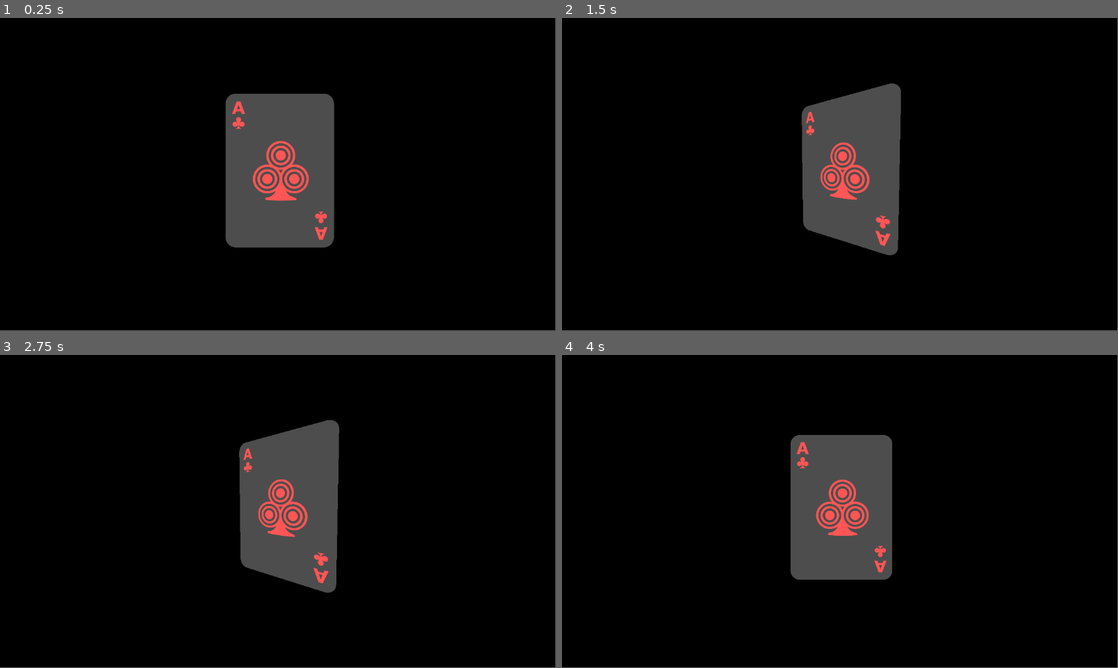
Above: before the commit, frames 1-4 (two rows, left to right).
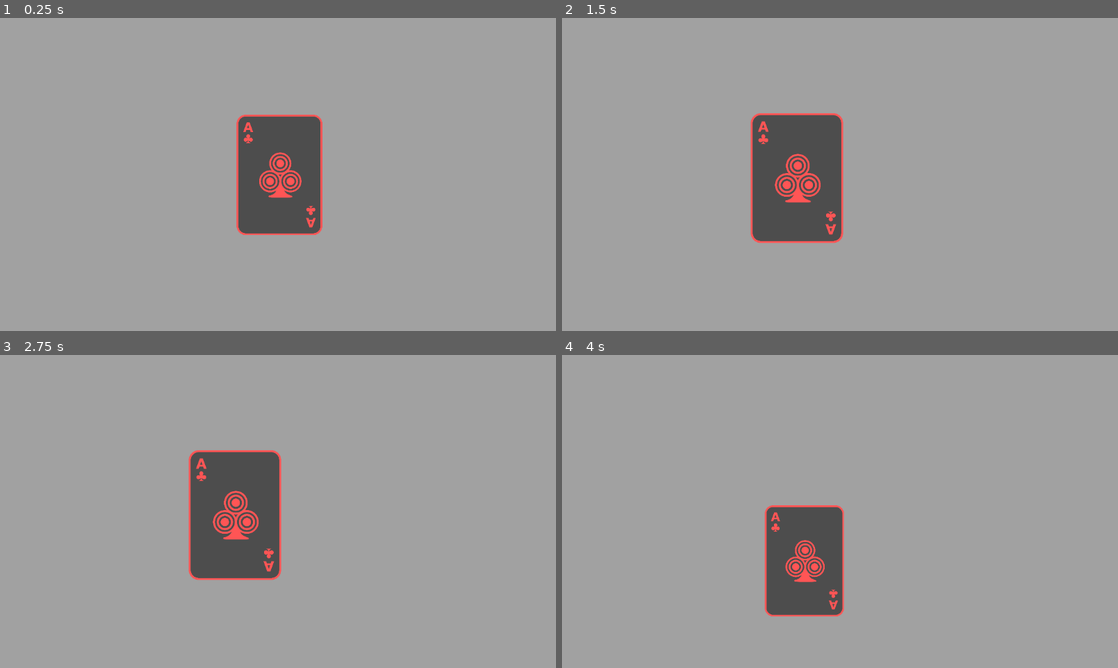
Above: after the commit, the same moments.

Repository: Zku11y/Liars-Bar-x-Balatro
Game: Godot game, scene res://Cards.tscn
The game is run twice, just before and just after one commit, with the same random seed, the same clock (stepped at 60 frames per second) and the same inputs.
Inputs (mouse positions are in pixels of both pictures, inside the frame that each line leads up to):
- Up to frame 1 (0.25 s): no input
- Up to frame 2 (1.5 s): tap Enter at 0.5 s; move the mouse to (840, 171) at 0.52 s; press the mouse at (840, 171) at 0.53 s; hold D 0.53-1.28 s; tap Space at 1.25 s; move the mouse to (728, 190) at 1.27 s; release the mouse at (728, 190) at 1.28 s; click (728, 190) at 1.35 s
- Up to frame 3 (2.75 s): tap Enter at 2 s; move the mouse to (333, 442) at 2.02 s; press the mouse at (333, 442) at 2.03 s; hold D from 2.03 s (still down)
- Up to frame 4 (4 s): tap Space at 2.75 s; move the mouse to (812, 574) at 2.77 s; release the mouse at (812, 574) at 2.78 s; click (812, 574) at 2.85 s; move the mouse to (1006, 558) at 3.52 s; release D at 3.53 s; press the mouse at (1006, 558) at 3.53 s
In our replay, the window is 799x449 before the commit and 800x450 after it. These sizes can differ from the game's own. Grey fills any space a smaller window leaves; there, only what the larger window draws over its background counts as a difference.

The runs differ from the first frame. In frame 1, 95% of the frame differs, in the area x 0-100%, y 0-100%; in frame 2, 98%; in frame 3, 98%; in frame 4, 98%.

Commit message:
deck is fixed, cleanup is left

Diff:
--- /dev/null
+++ b/liars-bar-x-balatro/Card.gd
@@ -0,0 +1,133 @@
+extends TextureRect
+class_name Card
+@onready var card: TextureRect = self
+var pop_up = false
+var og_scale = Vector2.ZERO
+@export var damp = 40
+var dp = 0
+@export var spring = 50
+var velocity = Vector2.ZERO
+var old_pos
+var mouse_pos_2 = Vector2.ZERO
+var os_vel = 0
+var mouse_vel = Vector2.ZERO
+enum States {IDLE, PICKUP, PLAY}
+var state : States = States.IDLE
+var new_state : States
+var pickedup := false
+var screen : Vector2
+var pos_before_pickup
+var card_size = self.size
+
+func _ready() -> void:
+	og_scale = scale
+	old_pos = position
+	await get_tree().create_timer(3).timeout
+	pos_before_pickup = self.global_position
+
+func _on_gui_input(event: InputEvent) -> void:
+	if event is InputEventMouseMotion && state == States.IDLE && Globals.active_card == null:
+		var mouse_pos = get_local_mouse_position()
+		var diff : Vector2 = (position + size) - mouse_pos
+		var move_dir_x = remap(mouse_pos.x, 0.0, size.x, 0, 1)
+		var move_dir_y = remap(mouse_pos.y, 0.0, size.y, 0, 1)
+
+		move_dir_x = rad_to_deg(lerp_angle(-0.2, 0.2, move_dir_x))
+		move_dir_y = rad_to_deg(lerp_angle(0.2, -0.2, move_dir_y))
+
+		card.material.set_shader_parameter("x_rot", move_dir_y)
+		card.material.set_shader_parameter("y_rot", move_dir_x)
+
+
+func _process(delta: float) -> void:
+	screen = get_viewport_rect().size
+	velocity = (position - old_pos) / delta
+	old_pos = position
+	os_vel += velocity.normalized().x * 1
+	var force = (-spring * dp) - (damp * os_vel)
+	os_vel += force * delta
+	dp += os_vel * delta
+	if state == States.IDLE:
+		card.rotation = lerp(dp, 0.0, 1)
+	else:
+		card.rotation = dp
+	#print(self.rotation)
+	pass
+
+func _physics_process(delta: float) -> void:
+
+	set_state()
+	state_behavior()
+
+
+
+func _on_mouse_entered() -> void:
+	if state != States.IDLE || Globals.active_card:
+		return
+	if !pop_up:
+		var tween = get_tree().create_tween().set_ease(Tween.EASE_OUT).set_trans(Tween.TRANS_ELASTIC)
+		tween.tween_property(self, "scale", og_scale + Vector2(0.02, 0.02), 0.5)
+		pop_up = true
+
+
+
+func _on_mouse_exited() -> void:
+	if state != States.IDLE || Globals.active_card:
+		return
+	var tween = get_tree().create_tween().set_ease(Tween.EASE_OUT).set_trans(Tween.TRANS_ELASTIC)
+	tween.tween_property(self, "scale", og_scale - Vector2(0.02, 0.02), 0.5)
+	card.material.set_shader_parameter("x_rot", 0)
+	card.material.set_shader_parameter("y_rot", 0)
+	pop_up = false
+
+
+func set_state():
+
+
+	if pickedup && Input.is_action_pressed("left_click"):
+		if Globals.active_card == null:
+			Globals.active_card = self
+		elif Globals.active_card != null:
+			return
+		new_state = States.PICKUP
+		#print("picked up")
+
+	elif Input.is_action_just_released("left_click"):
+		if Globals.active_card == self:
+			Globals.active_card = null
+		new_state = States.IDLE
+		#print("putdown")
+
+
+
+
+
+func state_behavior():
+	var last_state := state
+	state = new_state
+	if state == States.PICKUP:
+		pickup()
+	elif state == States.IDLE && pos_before_pickup:
+		self.global_position = lerp(self.global_position, pos_before_pickup, 0.1)
+
+
+func pickup():
+	card.material.set_shader_parameter("x_rot", 0)
+	card.material.set_shader_parameter("y_rot", 0)
+	mouse_pos_2 = get_global_mouse_position()
+
+	# Adjust the global position of the TextureRect to follow the mouse
+	self.global_position = lerp(global_position, mouse_pos_2 - (scale * size / 2), 0.4)
+
+	# Clamp the position to prevent it from moving out of the screen
+	self.global_position.x = clamp(self.global_position.x, -100, screen.x - 100)
+	self.global_position.y = clamp(self.global_position.y, -100, screen.y - 100)
+
+
+
+func _on_area_2d_mouse_entered() -> void:
+	pickedup = true
+
+
+func _on_area_2d_mouse_exited() -> void:
+	pickedup = false
--- /dev/null
+++ b/liars-bar-x-balatro/Card_hand.gd
@@ -0,0 +1,46 @@
+extends ColorRect
+@onready var button: Button = $"../../Button"
+
+const card_scene = preload("res://no_animation_card.tscn")
+var hand_ratio
+var hand = []
+var hand_count = 5
+var x_sep : float = 20.0
+# Called when the node enters the scene tree for the first time.
+func _ready() -> void:
+	pass
+
+
+func _process(delta: float) -> void:
+	print(self.size)
+
+func draw(n):
+	for i in range(n):
+		var cards = card_scene.instantiate()
+		cards.name = str("card_", i)
+		self.add_child(cards)
+		hand.append(cards)
+		print(hand.size())
+		update_cards()
+
+
+
+func update_cards():
+	var cards = hand.size()
+	var cards_space = no_anim.SIZE.x * cards + x_sep * (cards - 1)
+	var final_sep := x_sep
+
+	if size.x < cards_space:
+		final_sep = (size.x - (no_anim.SIZE.x * cards)) / (cards - 1)
+		cards_space = size.x
+
+	var offset = (size.x - cards_space) / 2
+
+	for i in cards:
+		var card_i = hand[i]
+		card_i.position.x = offset + no_anim.SIZE.x * i + final_sep * i
+	pass
+
+
+func _on_button_pressed() -> void:
+	draw(1)
--- a/liars-bar-x-balatro/Cards.tscn
+++ b/liars-bar-x-balatro/Cards.tscn
@@ -1,8 +1,8 @@
-[gd_scene load_steps=5 format=3 uid="uid://ddlpy255bnhu5"]
+[gd_scene load_steps=6 format=3 uid="uid://ddlpy255bnhu5"]
 
 [ext_resource type="Shader" path="res://idle_wobble.gdshader" id="1_r7k1o"]
-[ext_resource type="Texture2D" uid="uid://db48ol5bjys1i" path="res://Assets/Cards_PNG/black/Clovers_A_black.png" id="2_myya4"]
-[ext_resource type="Script" path="res://cards.gd" id="3_bqydt"]
+[ext_resource type="Texture2D" uid="uid://de5bhsdpobhrb" path="res://Assets/Cards_PNG/outlined_Ace.png" id="2_1joog"]
+[ext_resource type="Script" path="res://Card.gd" id="3_bqydt"]
 
 [sub_resource type="ShaderMaterial" id="ShaderMaterial_ytyg5"]
 shader = ExtResource("1_r7k1o")
@@ -12,19 +12,43 @@
 shader_parameter/x_rot = 0.0
 shader_parameter/inset = 0.0
 
-[node name="TextureRect" type="TextureRect"]
+[sub_resource type="RectangleShape2D" id="RectangleShape2D_3ll60"]
+size = Vector2(0.298969, 11.1693)
+
+[node name="Card" type="TextureRect"]
+texture_filter = 2
 material = SubResource("ShaderMaterial_ytyg5")
 use_parent_material = true
-offset_left = 253.0
-offset_top = -149.0
-offset_right = 908.0
-offset_bottom = 781.0
-scale = Vector2(0.342836, 0.342836)
-pivot_offset = Vector2(327, 465)
+anchors_preset = -1
+anchor_left = 0.502
+anchor_top = 0.5
+anchor_right = 0.502
+anchor_bottom = 0.5
+offset_left = -344.804
+offset_top = -480.0
+offset_right = 340.196
+offset_bottom = 480.0
+grow_horizontal = 2
+grow_vertical = 2
+scale = Vector2(0.26, 0.26)
+pivot_offset = Vector2(346, 481)
 size_flags_horizontal = 4
-texture = ExtResource("2_myya4")
+size_flags_vertical = 4
+texture = ExtResource("2_1joog")
 script = ExtResource("3_bqydt")
+metadata/_edit_horizontal_guides_ = [161.0]
+metadata/_edit_vertical_guides_ = [114.0]
+
+[node name="Area2D" type="Area2D" parent="."]
+position = Vector2(1129.13, 365.827)
+scale = Vector2(2286.82, 85.7507)
+
+[node name="CollisionShape2D" type="CollisionShape2D" parent="Area2D"]
+position = Vector2(-0.344135, 1.33274)
+shape = SubResource("RectangleShape2D_3ll60")
 
 [connection signal="gui_input" from="." to="." method="_on_gui_input"]
 [connection signal="mouse_entered" from="." to="." method="_on_mouse_entered"]
 [connection signal="mouse_exited" from="." to="." method="_on_mouse_exited"]
+[connection signal="mouse_entered" from="Area2D" to="." method="_on_area_2d_mouse_entered"]
+[connection signal="mouse_exited" from="Area2D" to="." method="_on_area_2d_mouse_exited"]
--- /dev/null
+++ b/liars-bar-x-balatro/Globals.gd
@@ -0,0 +1,4 @@
+extends Node
+
+var active_card : TextureRect = null
+var card_size
--- a/liars-bar-x-balatro/cards.gd
+++ /dev/null
@@ -1,37 +0,0 @@
-extends TextureRect
-@onready var card: TextureRect = $"."
-var pop_up = false
-var og_scale = Vector2.ZERO
-
-func _ready() -> void:
-	og_scale = scale
-
-func _on_gui_input(event: InputEvent) -> void:
-	if event is InputEventMouseMotion:
-		var mouse_pos = get_local_mouse_position()
-		var diff : Vector2 = (position + size) - mouse_pos
-		var move_dir_x = remap(mouse_pos.x, 0.0, size.x, 0, 1)
-		var move_dir_y = remap(mouse_pos.y, 0.0, size.y, 0, 1)
-
-		move_dir_x = rad_to_deg(lerp_angle(-0.2, 0.2, move_dir_x))
-		move_dir_y = rad_to_deg(lerp_angle(0.2, -0.2, move_dir_y))
-
-		card.material.set_shader_parameter("x_rot", move_dir_y)
-		card.material.set_shader_parameter("y_rot", move_dir_x)
-		print("x rot = ", move_dir_x, " y rot = ", move_dir_y)
-
-
-
-func _on_mouse_entered() -> void:
-	if !pop_up:
-		var tween = get_tree().create_tween().set_ease(Tween.EASE_OUT).set_trans(Tween.TRANS_ELASTIC)
-		tween.tween_property(self, "scale", og_scale + Vector2(0.02, 0.02), 0.5)
-		pop_up = true
-
-
-func _on_mouse_exited() -> void:
-	var tween = get_tree().create_tween().set_ease(Tween.EASE_OUT).set_trans(Tween.TRANS_ELASTIC)
-	tween.tween_property(self, "scale", og_scale - Vector2(0.02, 0.02), 0.5)
-	card.material.set_shader_parameter("x_rot", 0)
-	card.material.set_shader_parameter("y_rot", 0)
-	pop_up = false
--- /dev/null
+++ b/liars-bar-x-balatro/color_rect.gd
@@ -0,0 +1,25 @@
+extends ColorRect
+
+
+
+var hand_cards = []
+# Called when the node enters the scene tree for the first time.
+func _ready() -> void:
+	var card
+	for i in range(0 , 6):
+		card = preload("res://Cards.tscn").instantiate()
+		card.name = str("card_", i)
+		self.add_child(card)
+		card.position = card.position + Vector2(40 * i, 0)
+		hand_cards.insert(i, card)
+		pass
+
+
+# Called every frame. 'delta' is the elapsed time since the previous frame.
+func _process(delta: float) -> void:
+	var i = 5
+	while i:
+		print("card ", i, hand_cards[i].scale)
+		i -= 1
+	i = 0
+	pass
--- /dev/null
+++ b/liars-bar-x-balatro/container.gd
@@ -0,0 +1,9 @@
+extends Container
+
+
+
+# Called every frame. 'delta' is the elapsed time since the previous frame.
+func _process(delta: float) -> void:
+	Globals.card.size.x = 56
+	print(Globals.card.size.x, "test")
+	pass
--- /dev/null
+++ b/liars-bar-x-balatro/control.gd
@@ -0,0 +1,43 @@
+extends Control
+const card_scene = preload("res://Cards.tscn")
+var hand_ratio
+var hand = []
+var hand_count = 5
+var x_sep : float = 20.0
+# Called when the node enters the scene tree for the first time.
+func _ready() -> void:
+	pass
+
+
+func _process(delta: float) -> void:
+	if Input.is_key_pressed(KEY_D):
+		draw(1)
+
+func draw(n):
+	for i in range(n):
+		var cards = card_scene.instantiate()
+		Globals.card.size = cards.size
+		cards.name = str("card_", i)
+		self.add_child(cards)
+		hand.append(cards)
+		print(hand.size())
+	update_cards()
+
+
+
+func update_cards():
+	var cards := get_child_count()
+	var cards_space = Globals.card.size.x * cards + x_sep * (cards - 1)
+	var final_sep := x_sep
+
+	if size.x < cards_space:
+		final_sep = (size.x - (Globals.card.size.x * cards)) / (cards - 1)
+		cards_space = size.x
+
+	var offset = (size.x - cards_space) / 2
+
+	for i in cards:
+		self.position.x = offset + Globals.card.size.x * i + final_sep * i
+	pass
+
+# Called every frame. 'delta' is the elapsed time since the previous frame.
--- /dev/null
+++ b/liars-bar-x-balatro/hand.tscn
@@ -0,0 +1,21 @@
+[gd_scene load_steps=3 format=3 uid="uid://clfen5rocfpxq"]
+
+[ext_resource type="Script" path="res://container.gd" id="1_1lt43"]
+[ext_resource type="PackedScene" uid="uid://ddlpy255bnhu5" path="res://Cards.tscn" id="2_hyd7t"]
+
+[node name="Container" type="HBoxContainer"]
+anchors_preset = 15
+anchor_right = 1.0
+anchor_bottom = 1.0
+offset_left = 86.9999
+offset_top = 8.99997
+offset_right = 377.0
+offset_bottom = 299.0
+grow_horizontal = 2
+grow_vertical = 2
+pivot_offset = Vector2(747.957, 467.304)
+theme_override_constants/separation = -250
+script = ExtResource("1_1lt43")
+
+[node name="card" parent="." instance=ExtResource("2_hyd7t")]
+layout_mode = 2
--- /dev/null
+++ b/liars-bar-x-balatro/hand2.tscn
@@ -0,0 +1,42 @@
+[gd_scene load_steps=3 format=3 uid="uid://erbkgl74tkql"]
+
+[ext_resource type="Script" path="res://color_rect.gd" id="1_g6kro"]
+[ext_resource type="PackedScene" uid="uid://ddlpy255bnhu5" path="res://Cards.tscn" id="2_tuhbb"]
+
+[node name="Control" type="Control"]
+layout_mode = 3
+anchors_preset = 15
+anchor_right = 1.0
+anchor_bottom = 1.0
+grow_horizontal = 2
+grow_vertical = 2
+
+[node name="ColorRect" type="ColorRect" parent="."]
+layout_mode = 1
+anchors_preset = 15
+anchor_right = 1.0
+anchor_bottom = 1.0
+offset_left = 65.0
+offset_top = 1384.0
+offset_right = 829.26
+offset_bottom = 411.54
+grow_horizontal = 2
+grow_vertical = 2
+scale = Vector2(0.66811, -0.652511)
+color = Color(0.67451, 1, 1, 1)
+script = ExtResource("1_g6kro")
+
+[node name="card" parent="ColorRect" instance=ExtResource("2_tuhbb")]
+layout_mode = 0
+anchors_preset = 0
+anchor_left = 0.0
+anchor_top = 0.0
+anchor_right = 0.0
+anchor_bottom = 0.0
+offset_left = 0.0
+offset_top = 0.0
+offset_right = 655.0
+offset_bottom = 930.0
+grow_horizontal = 1
+grow_vertical = 1
+flip_v = true
--- /dev/null
+++ b/liars-bar-x-balatro/hand3.tscn
@@ -0,0 +1,42 @@
+[gd_scene load_steps=2 format=3 uid="uid://b7bks2reov0xw"]
+
+[ext_resource type="Script" path="res://Card_hand.gd" id="3_cx4vl"]
+
+[node name="Control" type="Control"]
+layout_mode = 3
+anchors_preset = 15
+anchor_right = 1.0
+anchor_bottom = 1.0
+grow_horizontal = 2
+grow_vertical = 2
+
+[node name="CanvasLayer" type="CanvasLayer" parent="."]
+
+[node name="VBoxContainer" type="VBoxContainer" parent="CanvasLayer"]
+anchors_preset = 7
+anchor_left = 0.5
+anchor_top = 1.0
+anchor_right = 0.5
+anchor_bottom = 1.0
+offset_left = -948.0
+offset_top = -478.0
+offset_right = 252.0
+offset_bottom = -262.0
+grow_horizontal = 2
+grow_vertical = 0
+scale = Vector2(0.851146, 0.851146)
+
+[node name="ColorRect" type="ColorRect" parent="CanvasLayer/VBoxContainer"]
+custom_minimum_size = Vector2(1200, 216.89)
+layout_mode = 2
+color = Color(1, 1, 1, 0)
+script = ExtResource("3_cx4vl")
+
+[node name="Button" type="Button" parent="CanvasLayer"]
+offset_left = 61.0
+offset_top = 43.0
+offset_right = 221.0
+offset_bottom = 114.0
+text = "add card"
+
+[connection signal="pressed" from="CanvasLayer/Button" to="CanvasLayer/VBoxContainer/ColorRect" method="_on_button_pressed"]
--- a/liars-bar-x-balatro/idle_wobble.gdshader
+++ b/liars-bar-x-balatro/idle_wobble.gdshader
@@ -17,7 +17,6 @@
 varying flat vec2 o;
 varying vec3 p;
 
-//const float PI = 3.14159;
 
 // Creates rotation matrix
 void vertex(){
--- /dev/null
+++ b/liars-bar-x-balatro/no_animation_card.gd
@@ -0,0 +1,12 @@
+extends TextureRect
+class_name no_anim
+
+const SIZE = Vector2(685 * 0.17, 960 * 0.17)
+# Called when the node enters the scene tree for the first time.
+func _ready() -> void:
+	pass # Replace with function body.
+
+
+# Called every frame. 'delta' is the elapsed time since the previous frame.
+func _process(delta: float) -> void:
+	pass
--- /dev/null
+++ b/liars-bar-x-balatro/no_animation_card.tscn
@@ -0,0 +1,14 @@
+[gd_scene load_steps=3 format=3 uid="uid://bxk06h87ohcju"]
+
+[ext_resource type="Texture2D" uid="uid://dps0033ofam6h" path="res://outlined_Ace.png" id="1_u483x"]
+[ext_resource type="Script" path="res://no_animation_card.gd" id="2_1pq42"]
+
+[node name="Control" type="TextureRect"]
+offset_left = 45.0
+offset_top = -62.0
+offset_right = 730.0
+offset_bottom = 898.0
+scale = Vector2(0.11, 0.11)
+pivot_offset = Vector2(586.336, 464.008)
+texture = ExtResource("1_u483x")
+script = ExtResource("2_1pq42")
--- a/liars-bar-x-balatro/project.godot
+++ b/liars-bar-x-balatro/project.godot
@@ -14,6 +14,24 @@
 run/main_scene="res://Cards.tscn"
 config/features=PackedStringArray("4.3", "Forward Plus")
 
+[autoload]
+
+Globals="*res://Globals.gd"
+
+[display]
+
+window/size/mode=3
+window/stretch/mode="viewport"
+window/stretch/aspect="expand"
+
+[input]
+
+left_click={
+"deadzone": 0.5,
+"events": [Object(InputEventMouseButton,"resource_local_to_scene":false,"resource_name":"","device":-1,"window_id":0,"alt_pressed":false,"shift_pressed":false,"ctrl_pressed":false,"meta_pressed":false,"button_mask":0,"position":Vector2(0, 0),"global_position":Vector2(0, 0),"factor":1.0,"button_index":1,"canceled":false,"pressed":false,"double_click":false,"script":null)
+]
+}
+
 [rendering]
 
-environment/defaults/default_clear_color=Color(0, 0, 0, 1)
+environment/defaults/default_clear_color=Color(0.629675, 0.629675, 0.629675, 1)
Binary file added: liars-bar-x-balatro/Assets/Cards_PNG/._outlined_Ace.png
Binary file added: liars-bar-x-balatro/Assets/Cards_PNG/outlined_Ace.png
Not shown, added: liars-bar-x-balatro/Assets/Cards_PNG/outlined_Ace.png.import
Binary file added: liars-bar-x-balatro/outlined_Ace.png
Not shown, added: liars-bar-x-balatro/outlined_Ace.png.import
Not shown, changed: Liars bar x balatro Vault/.obsidian/app.json
Not shown, changed: Liars bar x balatro Vault/.obsidian/appearance.json
Not shown, changed: Liars bar x balatro Vault/.obsidian/core-plugins.json
Not shown, changed: Liars bar x balatro Vault/.obsidian/graph.json
Not shown, changed: Liars bar x balatro Vault/.obsidian/workspace.json
Not shown, changed: Liars bar x balatro Vault/Current Tasks.md
Not shown, changed: Liars bar x balatro Vault/DONT FORGET!!!.md
(and 6 more such lines)
